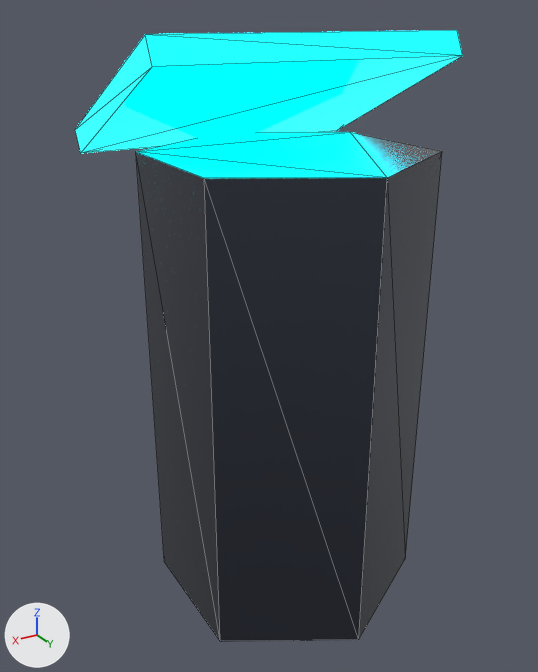
A saved change to the glTF model assets/models/prop_terminal.glb.
Rendered twice from a 50 mm lens placed at (0.799, 1.254, 1.244), pointed at (0.032, -0.024, 0.605). Arrows for +X, +Y and +Z are at lower left; the lights stay in place. The older version comes first. Mesh edges are drawn as thin lines. Where no turn or scale is listed for an object, it has been applied to the vertices. Vertices at exactly the same position are counted once.

Names of what the first picture shows: 'TermPedestal', 'TermScreen'.
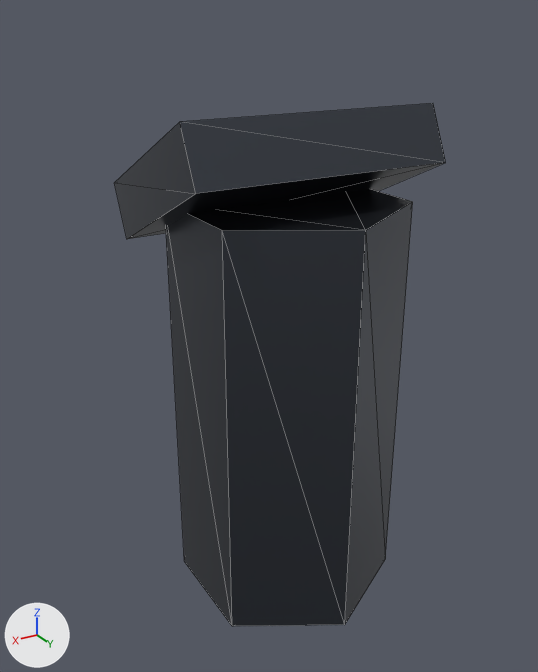
Location of each change, [x1, y1, x2, y2] in pixels of the pictures (538 x 672 px):
'TermPedestal', rescaled (19% narrower, 14% shorter)
    before: [136, 132, 442, 642]
    after: [166, 189, 413, 626]
'TermScreen', recoloured, moved, rescaled (14% narrower, 10% taller)
    before: [75, 30, 462, 153]
    after: [114, 103, 446, 239]

Patch to the scene script:
```diff
--- a/assets/models/prop_terminal.glb.py
+++ b/assets/models/prop_terminal.glb.py
@@ mat_mat_termchassis @@
+mat_mat_termchassis = principled_material('Mat_TermChassis')
+mat_mat_termchassis.base_color = (0.08, 0.09, 0.11)  # dark grey #50555d
+mat_mat_termchassis.metallic = 0.9
+mat_mat_termchassis.roughness = 0.3
@@ me_cylinder @@
 # used by ob_termpedestal; location = (0.0, 0.0, 0.5)
-me_cylinder.from_pydata(...)  # 12 vertices, 20 faces; spans x -0.26..0.26, y -0.3..0.3, z -0.5..0.5
+me_cylinder.from_pydata(...)  # 12 vertices, 20 faces; spans x -0.217..0.217, y -0.25..0.25, z -0.45..0.45
+# me_cylinder part 1: the whole mesh is scaled about its middle by (0.833, 0.833, 0.9)
 me_cylinder.materials.append(mat_termbase)
@@ me_cube @@
 me_cube.from_pydata(...)  # 8 vertices, 12 faces; spans x -0.5..0.5, y -0.5..0.5, z -0.5..0.5
-me_cube.materials.append(mat_termscreen)  # cyan #00edff, glowing cyan #00edff
+me_cube.materials.append(mat_mat_termchassis)  # dark grey #50555d
@@ ob_termpedestal @@
 ob_termpedestal = bpy.data.objects.new('TermPedestal', me_cylinder)
-ob_termpedestal.location = (0.0, 0.0, 0.5)
+ob_termpedestal.location = (0.0, 0.0, 0.45)
@@ ob_termscreen @@
 ob_termscreen.parent = ob_termroot
-ob_termscreen.location = (0.0, -0.1, 1.1)
+ob_termscreen.location = (0.0, -0.05, 0.95)
 ob_termscreen.rotation_euler = (0.436, 0.0, 0.0)  # degrees (25, 0, 0)
-ob_termscreen.scale = (0.65, 0.45, 0.05)
+ob_termscreen.scale = (0.55, 0.38, 0.12)
```
